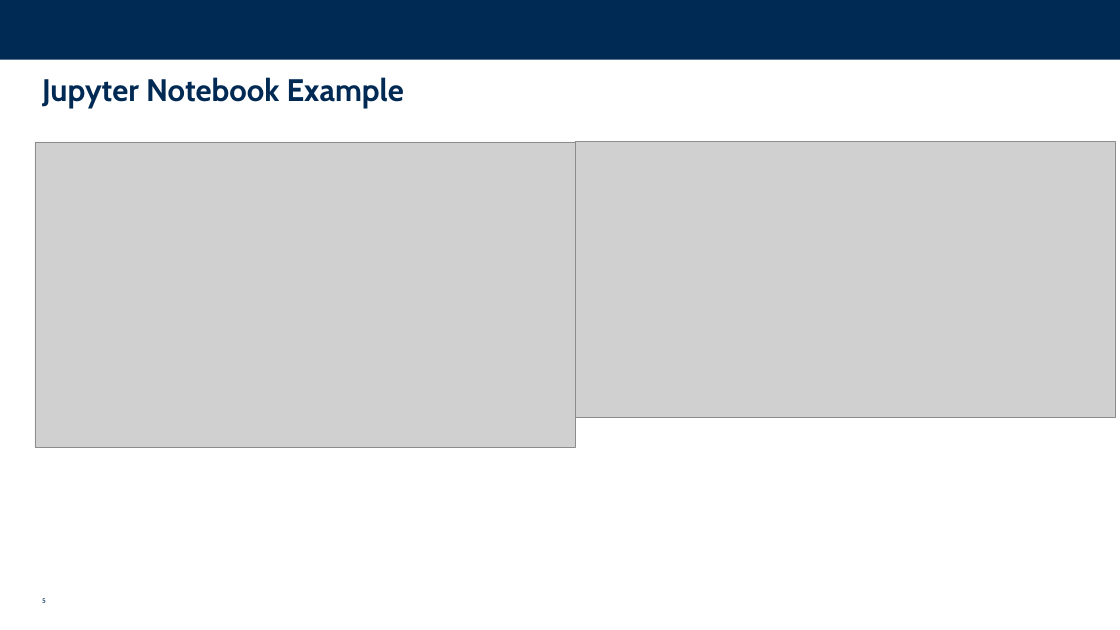
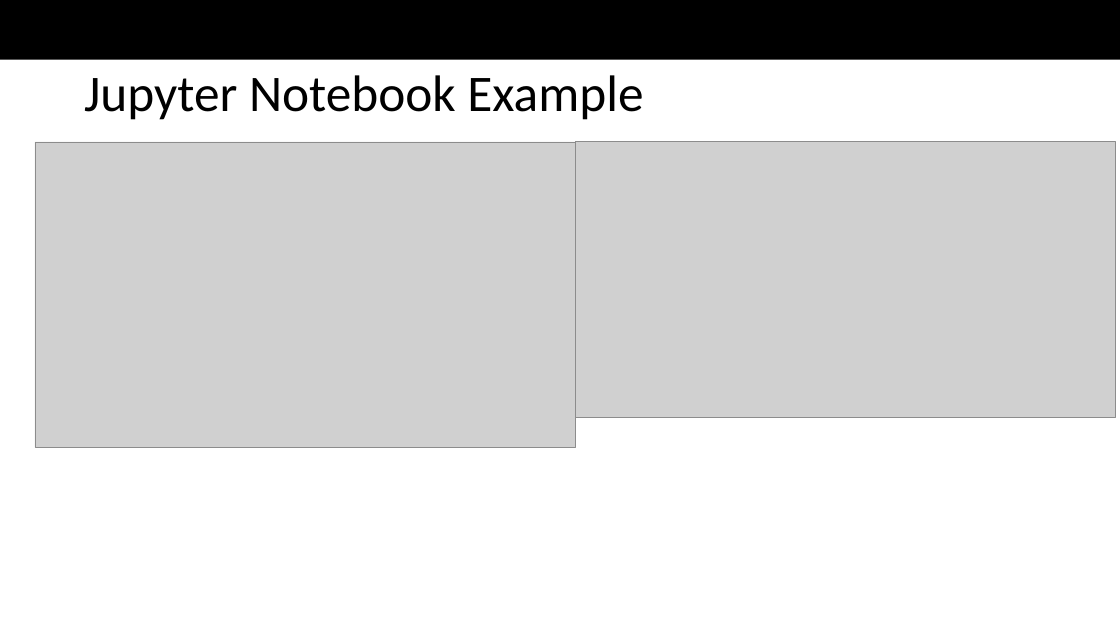
Before and after one commit to Bedrock-py/bedrock-core, a slide deck: slide 7 of docs/QuickStart.pptx (slide 5 before the commit). Drawn at 1120x630 pixels with LibreOffice and Linux fonts; fonts in the diff are those of the drawing; grey boxes stand for pictures; background and template pictures are left out. Boxes give left, top, right and bottom in pixels: in the first picture for what was removed or moved away, otherwise in the second. Text is boxed around its words. In the diff, an @@ line names an element or a change of style, - is before the commit and + after.

```diff
--- a/docs/QuickStart.pptx
+++ b/docs/QuickStart.pptx
@@ rectangle at [0, 0, 1120, 60]: fill #002A54 to #000000 @@
@@ title "Jupyter Notebook Example": place and size @@
-title "Jupyter Notebook Example" at [42, 77, 404, 108]
+title "Jupyter Notebook Example" at [84, 75, 643, 120]
@@ title "Jupyter Notebook Example" at [84, 75, 643, 120]: size 32 to 52.8 pt, font Cabin to Calibri, text colour #002A54 to #000000, bold off; line spacing 1 to 0.9; vertical alignment top to middle @@
@@ page number removed at [42, 598, 46, 603] @@
-5
```
Also in this commit, not shown: 4 other slides changed, 2 slides added.
